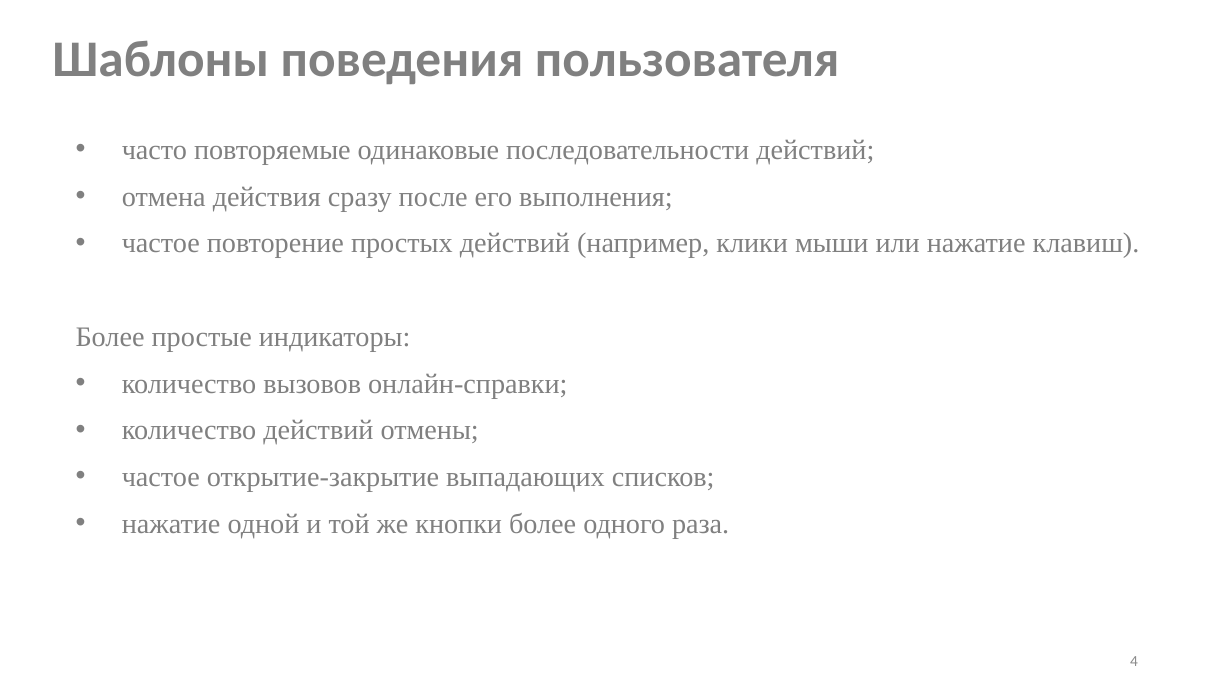
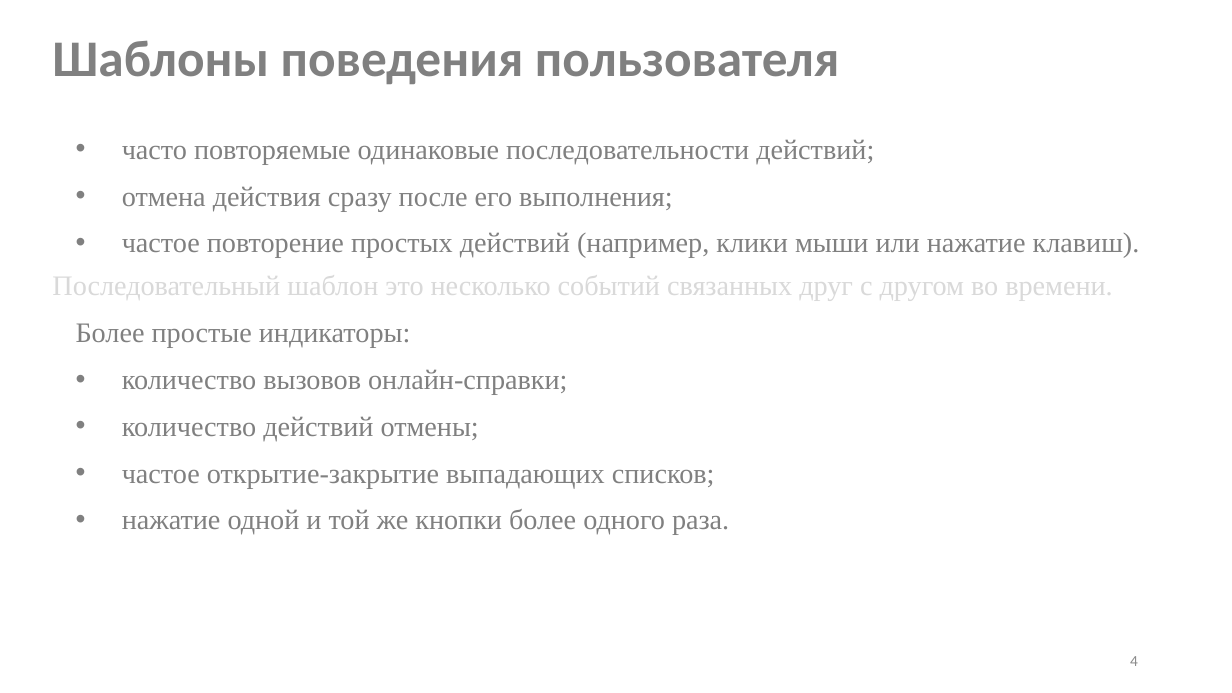
Before and after one commit to Inlucker/7semestr, a slide deck: slide 4 of НИР и ВКР/Презентация/ПронинАС_НИР_презентация.pptx. Drawn at 1232x693 pixels with LibreOffice and Linux fonts; fonts in the diff are those of the drawing. Boxes give left, top, right and bottom in pixels: in the first picture for what was removed or moved away, otherwise in the second. Text is boxed around its words. In the diff, an @@ line names an element or a change of style, - is before the commit and + after.

```diff
--- a/НИР и ВКР/Презентация/ПронинАС_НИР_презентация.pptx
+++ b/НИР и ВКР/Презентация/ПронинАС_НИР_презентация.pptx
@@ text at (52, 271, 1112, 302): paragraph added @@
+Последовательный шаблон это несколько событий связанных друг с другом во времени.
```
Also in this commit, not shown: 2 other slides changed, 1 slide removed, 2 other files.
